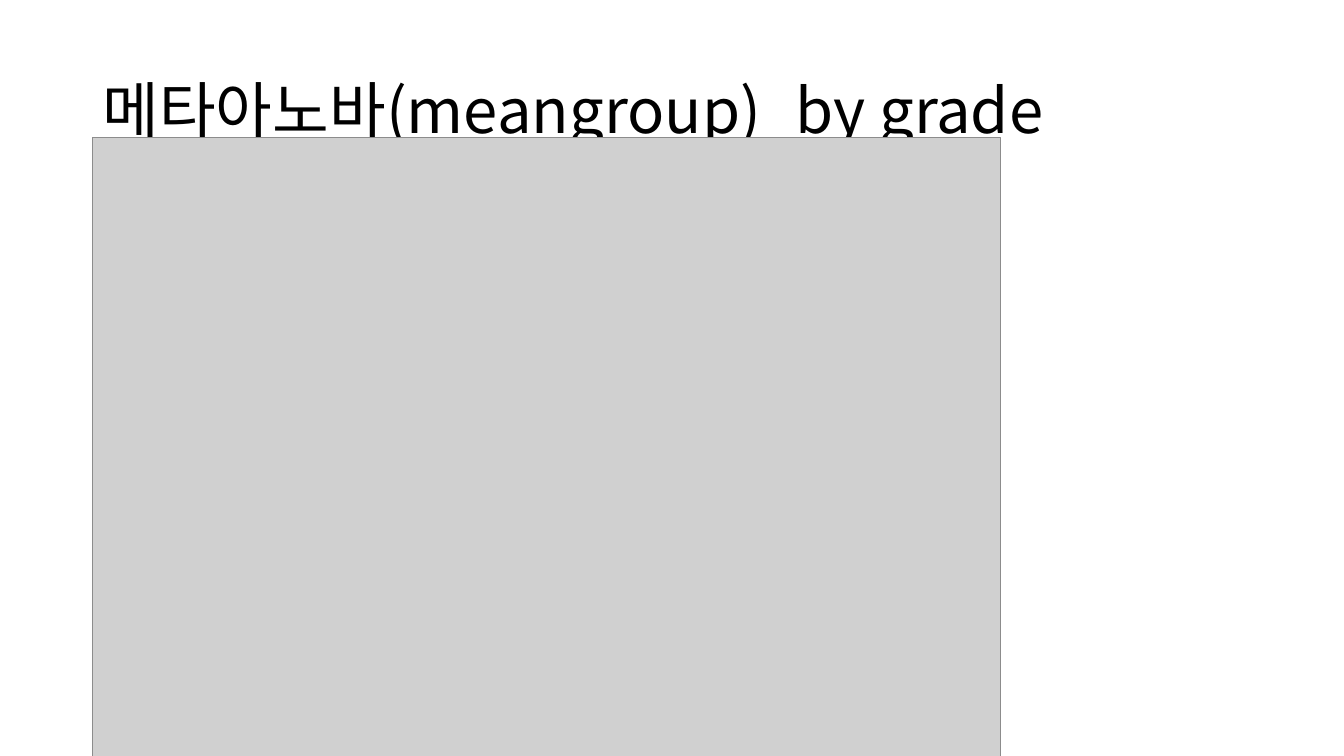
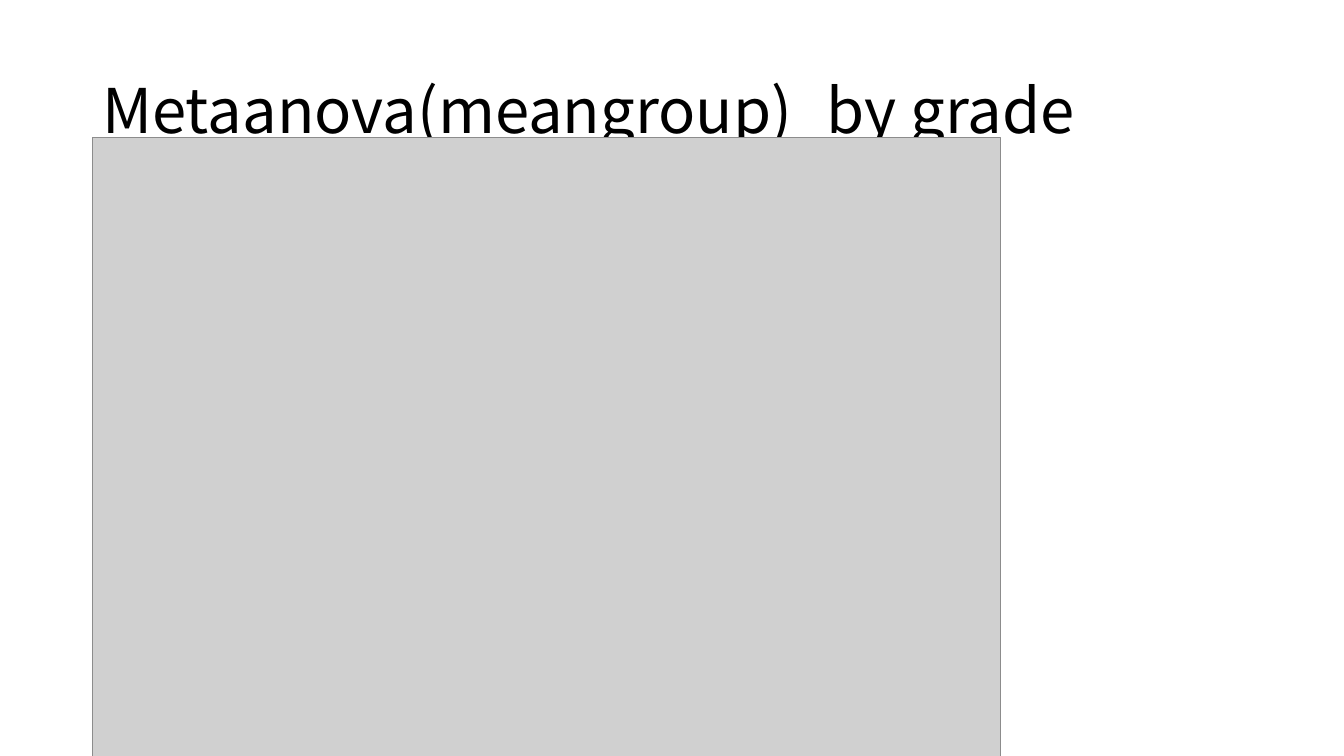
Before and after one commit to mercyme12/EL, a slide deck: slide 12 of main_results.pptx (slide 10 before the commit). Drawn at 1344x756 pixels with LibreOffice and Linux fonts; fonts in the diff are those of the drawing; grey boxes stand for pictures. Boxes give left, top, right and bottom in pixels: in the first picture for what was removed or moved away, otherwise in the second. Text is boxed around its words. In the diff, an @@ line names an element or a change of style, - is before the commit and + after.

```diff
--- a/main_results.pptx
+++ b/main_results.pptx
@@ title at [102,83,1074,149]: text changed @@
-메타아노바(meangroup)_by grade
+Metaanova(meangroup)_by grade
```
Also in this commit, not shown: 5 other slides changed, 5 slides added, 4 slides removed, 27 other files.
